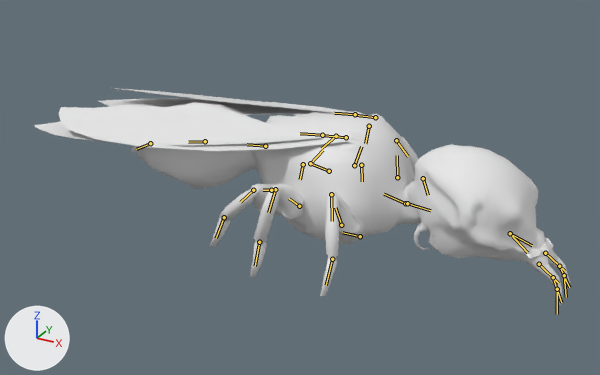
The Blender file assets-src/rooms/tavern/creature-clips/CaveHornet.blend as it was, and as the next commit left it.
Rendered twice from a 50 mm camera at (0.337, -0.583, 0.58) aimed at (0.018, -0.004, 0.29). Arrows for +X, +Y and +Z are at lower left; the lights stay in place. The first picture is the older version. Both versions are drawn at frame 27 of the action 'SitDice'; the numbers are the values there. The bones that change, and the others that lie on the model, are drawn over the model as lines.

Objects in the first picture: 'CaveHornet'.
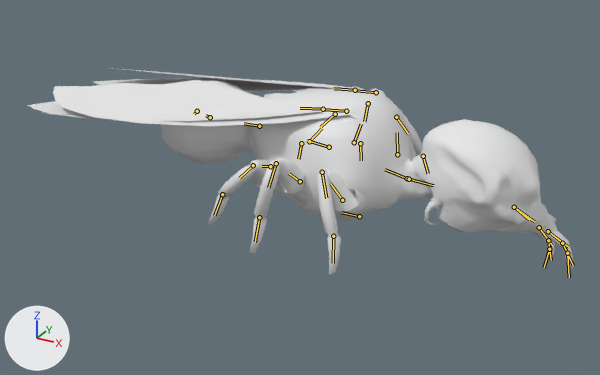
Changed parts and their boxes [x1, y1, x2, y2] in the pictures (600 x 375 px):
'CaveHornet', posed: before [34, 88, 570, 306]; after [28, 68, 573, 275]
bone 'Body', root to tip: before (405, 203) to (384, 194); after (407, 178) to (385, 169)
bone 'Leg1up_R', root to tip: before (341, 225) to (335, 207); after (342, 200) to (330, 183)
bone 'Leg1mid_R', root to tip: before (331, 194) to (332, 221); after (322, 172) to (326, 198)
bone 'Body2', root to tip: before (329, 171) to (309, 163); after (329, 147) to (307, 140)
bone 'Tail1', root to tip: before (265, 146) to (247, 144); after (259, 126) to (244, 123)
bone 'Tail2', root to tip: before (205, 141) to (188, 142); after (210, 117) to (206, 115)
bone 'Head', root to tip: before (407, 203) to (430, 210); after (409, 179) to (433, 185)
bone 'Proboscis1_L', root to tip: before (510, 233) to (532, 245); after (514, 207) to (529, 220)
bone 'Proboscis1_R', root to tip: before (510, 233) to (527, 252); after (514, 207) to (535, 222)

The change in detail:
Bone 'Body' (bone_body) moves from (-0.1146, 0.1187, -0.174) to (-0.1146, 0.1231, -0.1955).
Bone 'Body' (bone_body) turns from (-11, 11, -89) to (-11, 11, -90) degrees about its own x, y and z.
Bone 'Leg1up_R' (bone_leg1up_r) turns from (22, 41, -92) to (4, 18, -99) degrees about its own x, y and z.
Bone 'Leg1mid_R' (bone_leg1mid_r) turns from (-1, -21, 87) to (19, -16, 84) degrees about its own x, y and z.
Bone 'Body2' (bone_body2) turns from (0, 0, 0) to (0, 1, -8) degrees about its own x, y and z.
Bone 'Tail1' (bone_tail1) turns from (0, 0, 0) to (1, 3, 23) degrees about its own x, y and z.
Bone 'Tail2' (bone_tail2) turns from (0, 0, 0) to (1, 6, 28) degrees about its own x, y and z.
Bone 'Head' (bone_head) moves from (-0.1163, -0.113, 0.1786) to (-0.1163, -0.1165, 0.2003).
Bone 'Head' (bone_head) turns from (-4, -9, 89) to (-14, -9, 107) degrees about its own x, y and z.
Bone 'Proboscis1_L' (bone_proboscis1_l) turns from (18, -5, -8) to (11, -1, -3) degrees about its own x, y and z.
Bone 'Proboscis1_R' (bone_proboscis1_r) turns from (18, 5, 8) to (27, 5, 10) degrees about its own x, y and z.
